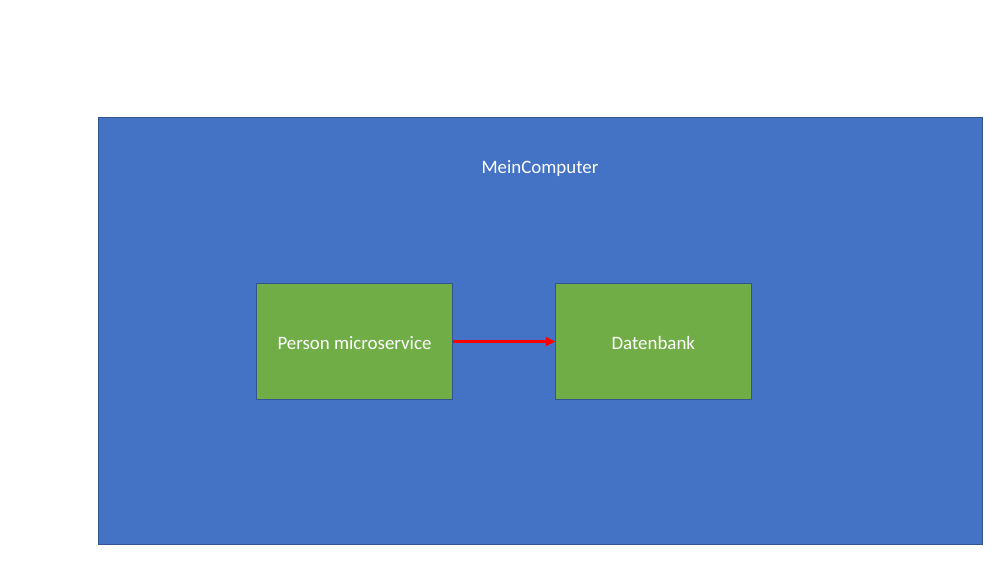
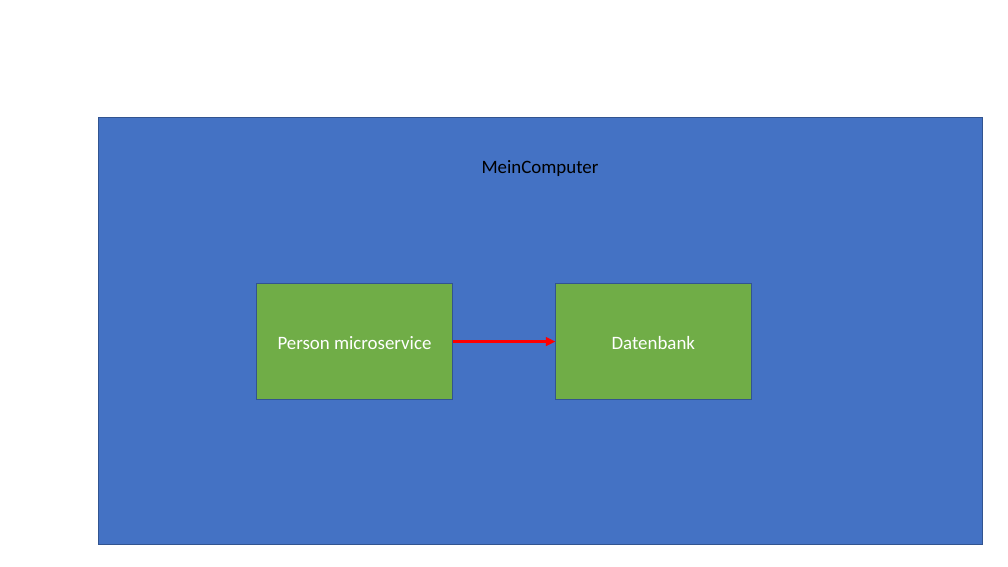
Before and after one commit to igeldo/PR4-SoSe23, a slide deck: slide 55 of Java-Starter.pptx. Drawn at 1008x567 pixels with LibreOffice and Linux fonts; fonts in the diff are those of the drawing. Boxes give left, top, right and bottom in pixels: in the first picture for what was removed or moved away, otherwise in the second. Text is boxed around its words. In the diff, an @@ line names an element or a change of style, - is before the commit and + after.

```diff
--- a/Java-Starter.pptx
+++ b/Java-Starter.pptx
@@ text "MeinComputer" at [482,160,599,176]: text colour #FFFFFF to #000000 @@
```
Also in this commit, not shown: 6 other slides changed, 2 slides removed, 2 other files.
